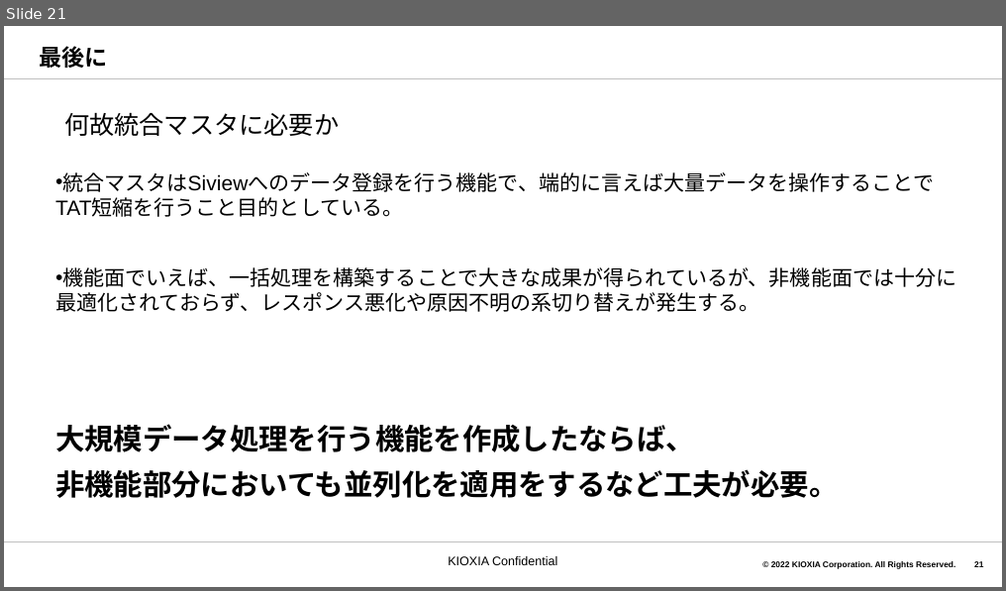
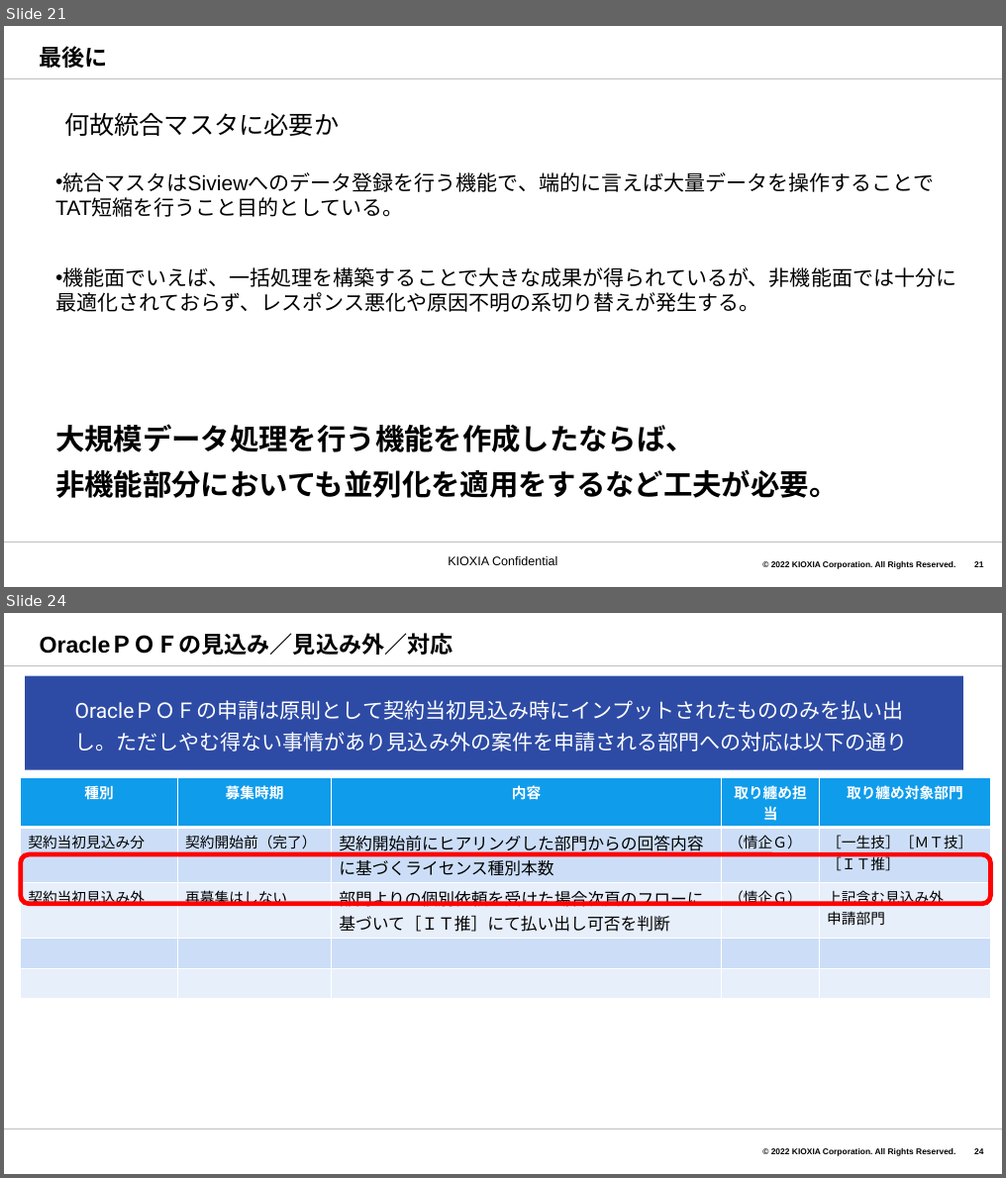
Before and after one commit to akiragm/Shared-Files, a slide deck: oaracle各種ツールの導入について.pptx. Shown one above the other, each under a label of ours: slide 21 before the commit, slides 21 and 24 after it; the slides between them are not shown. The pictures are 1006x591 and 1006x1178 pixels, drawn with LibreOffice and Linux fonts; fonts in the diff are those of the drawing; background and template pictures are left out. Boxes give left, top, right and bottom in pixels: in the first picture for what was removed or moved away, otherwise in the second. Text is boxed around its words. In the diff, an @@ line names an element or a change of style, - is before the commit and + after.

```diff
--- a/oaracle各種ツールの導入について.pptx
+++ b/oaracle各種ツールの導入について.pptx
@@ slide 24 added at [4,613,1002,1174], background #FFFFFF; not listed: 4 template elements that a slide beside it also shows @@
@@ title added at [40,634,453,655], 22 pt, text #000000, bold @@
+OracleＰＯＦの見込み／見込み外／対応
@@ rectangle added at [25,676,963,770], fill #2D4BA5, 20 pt, text #FFFFFF @@
+OracleＰＯＦの申請は原則として契約当初見込み時にインプットされたもののみを払い出し。ただしやむ得ない事情があり見込み外の案件を申請される部門への対応は以下の通り
@@ table added at [21,777,990,963], 5 rows, 5 columns @@
+種別 | 募集時期 | 内容 | 取り纏め担当 | 取り纏め対象部門
+契約当初見込み分 | 契約開始前（完了） | 契約開始前にヒアリングした部門からの回答内容に基づくライセンス種別本数 | （情企Ｇ） | ［一生技］［ＭＴ技］［ＩＴ推］
+契約当初見込み外 | 再募集はしない | 部門よりの個別依頼を受けた場合次頁のフローに基づいて［ＩＴ推］にて払い出し可否を判断 | （情企Ｇ） | 上記含む見込み外 / 申請部門
+ |  |  |  | 
+ |  |  |  | 
@@ rounded rectangle added at [21,855,991,904], outline #FF0000 4.5 pt @@
```
Also in this commit, not shown: 5 other slides added, 2 other files.
